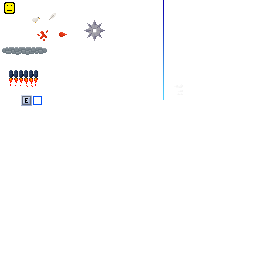
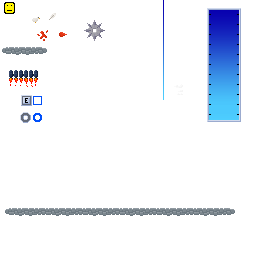
Layer changes from the first 256 × 256 image to the second:
renamed "Ebene 2" to "Ebene 3 Kopie", painted on it over left=5, top=8, right=241, bottom=216
